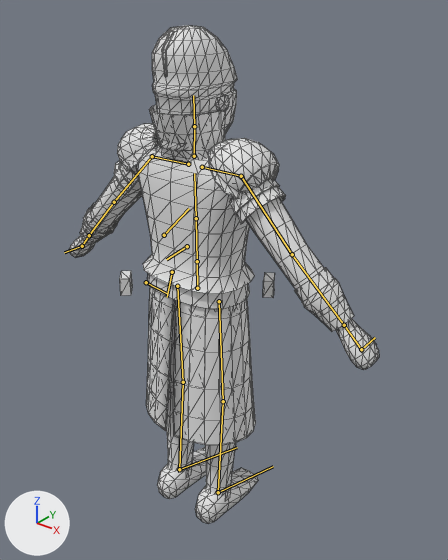
Before and after pictures for a commit that changed the glTF model models/characters/agent.glb.
Rendered twice from a camera (50 mm lens) standing at (1.306, -1.484, 1.963) and looking at (0.035, 0.105, 0.977). The lights are fixed; the arrows at lower left show +X, +Y and +Z. The older version comes first. The bones that bend it are drawn over the model as lines. Mesh edges are drawn as thin lines.

Names of what the first picture shows: 'Body', 'Coat', 'Trim'.
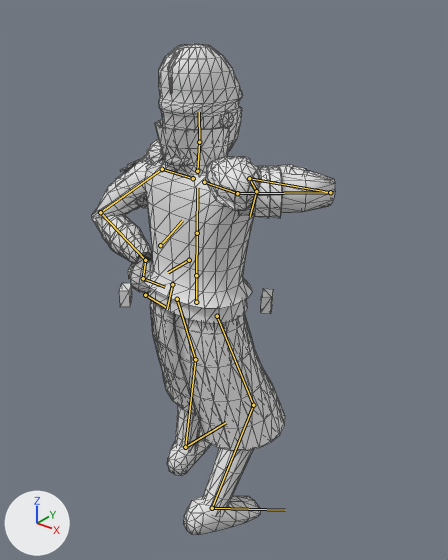
The newer file adds an action. The first version stands in its rest pose; the second is drawn at frame 9 of the action 'captor_grab'.

Location of each change, [x1, y1, x2, y2] in pixels of the pictures (448 x 560 px):
'Body', posed (40% narrower): before [69, 25, 379, 524]; after [109, 44, 294, 534]
'Coat', posed: before [86, 143, 324, 445]; after [91, 158, 335, 451]
'Trim', posed (17% narrower, 36% shorter): before [86, 105, 334, 302]; after [102, 120, 307, 245]
bone 'Hips', root to tip: before (197, 288) to (197, 262); after (196, 302) to (196, 276)
bone 'Spine', root to tip: before (197, 261) to (196, 218); after (196, 275) to (197, 233)
bone 'Chest', root to tip: before (196, 218) to (194, 173); after (197, 233) to (197, 188)
bone 'Neck', root to tip: before (194, 156) to (194, 126); after (197, 171) to (199, 142)
bone 'Head', root to tip: before (194, 126) to (193, 95); after (199, 142) to (199, 112)
bone 'UpperArm_L', root to tip: before (152, 156) to (114, 202); after (162, 169) to (100, 212)
bone 'LowerArm_L', root to tip: before (114, 202) to (89, 235); after (100, 212) to (145, 260)
bone 'Hand_L', root to tip: before (89, 235) to (82, 246); after (145, 260) to (143, 278)
bone 'UpperArm_R', root to tip: before (241, 176) to (292, 254); after (237, 193) to (330, 192)
bone 'LowerArm_R', root to tip: before (292, 254) to (344, 325); after (330, 192) to (249, 178)
bone 'Hand_R', root to tip: before (344, 325) to (361, 349); after (249, 178) to (256, 191)
bone 'UpperLeg_L', root to tip: before (177, 286) to (183, 382); after (177, 299) to (195, 359)
bone 'LowerLeg_L', root to tip: before (183, 382) to (179, 469); after (195, 359) to (185, 447)
bone 'Foot_L', root to tip: before (179, 469) to (237, 447); after (185, 447) to (226, 422)
bone 'UpperLeg_R', root to tip: before (219, 301) to (223, 401); after (217, 316) to (253, 405)
bone 'LowerLeg_R', root to tip: before (223, 401) to (218, 492); after (253, 405) to (212, 508)
bone 'Foot_R', root to tip: before (218, 492) to (273, 466); after (212, 508) to (285, 510)

Diff of the bpy script that builds the scene:
```diff
--- a/models/characters/agent.glb.py
+++ b/models/characters/agent.glb.py
@@ bone_hips @@
 bone_hips = bpy.data.objects['Armature'].pose.bones['Hips']
-bone_hips.location = (0.0, 0.0, 0.0)
-bone_hips.rotation_quaternion = (1.0, 0.0, 0.0, 0.0)  # degrees (0, 0, 0)
+bone_hips.location = (0.0, -0.052, -0.008)
+bone_hips.rotation_quaternion = (1.0, 0.01, -0.018, 0.0)  # degrees (1, -2, 0)
@@ bone_spine @@
 bone_spine = bpy.data.objects['Armature'].pose.bones['Spine']  # child of 'Hips'
-bone_spine.rotation_quaternion = (1.0, 0.0, 0.0, 0.0)  # degrees (0, 0, 0)
+bone_spine.rotation_quaternion = (1.0, 0.013, -0.025, 0.0)  # degrees (2, -3, 0)
@@ bone_chest @@
 bone_chest = bpy.data.objects['Armature'].pose.bones['Chest']  # child of 'Spine'
-bone_chest.rotation_quaternion = (1.0, 0.0, 0.0, 0.0)  # degrees (0, 0, 0)
+bone_chest.rotation_quaternion = (0.999, 0.01, -0.03, 0.0)  # degrees (1, -3, 0)
@@ bone_neck @@
 bone_neck = bpy.data.objects['Armature'].pose.bones['Neck']  # child of 'Chest'
-bone_neck.rotation_quaternion = (1.0, 0.0, 0.0, 0.0)  # degrees (0, 0, 0)
+bone_neck.rotation_quaternion = (1.0, -0.012, 0.023, -0.001)  # degrees (-1, 3, 0)
@@ bone_head @@
 bone_head = bpy.data.objects['Armature'].pose.bones['Head']  # child of 'Neck'
-bone_head.rotation_quaternion = (1.0, 0.0, 0.0, 0.0)  # degrees (0, 0, 0)
+bone_head.rotation_quaternion = (1.0, -0.012, 0.026, 0.0)  # degrees (-1, 3, 0)
@@ bone_upperarm_l @@
 bone_upperarm_l = bpy.data.objects['Armature'].pose.bones['UpperArm_L']  # child of 'Shoulder_L'
-bone_upperarm_l.rotation_quaternion = (1.0, 0.0, 0.0, 0.0)  # degrees (0, 0, 0)
+bone_upperarm_l.rotation_quaternion = (0.672, -0.167, 0.698, -0.172)  # degrees (-94, 62, -95)
@@ bone_lowerarm_l @@
 bone_lowerarm_l = bpy.data.objects['Armature'].pose.bones['LowerArm_L']  # child of 'UpperArm_L'
-bone_lowerarm_l.rotation_quaternion = (1.0, 0.0, 0.0, 0.0)  # degrees (0, 0, 0)
+bone_lowerarm_l.rotation_quaternion = (0.489, 0.622, 0.377, 0.474)  # degrees (94, -13, 74)
@@ bone_hand_l @@
 bone_hand_l = bpy.data.objects['Armature'].pose.bones['Hand_L']  # child of 'LowerArm_L'
-bone_hand_l.rotation_quaternion = (1.0, 0.0, 0.0, 0.0)  # degrees (0, 0, 0)
+bone_hand_l.rotation_quaternion = (-0.388, -0.101, -0.652, 0.636)  # degrees (99, 140, 28)
@@ bone_upperarm_r @@
 bone_upperarm_r = bpy.data.objects['Armature'].pose.bones['UpperArm_R']  # child of 'Shoulder_R'
-bone_upperarm_r.rotation_quaternion = (1.0, 0.0, 0.0, 0.0)  # degrees (0, 0, 0)
+bone_upperarm_r.rotation_quaternion = (0.839, 0.442, -0.031, -0.316)  # degrees (51, 13, -35)
@@ bone_lowerarm_r @@
 bone_lowerarm_r = bpy.data.objects['Armature'].pose.bones['LowerArm_R']  # child of 'UpperArm_R'
-bone_lowerarm_r.rotation_quaternion = (1.0, 0.0, 0.0, 0.0)  # degrees (0, 0, 0)
+bone_lowerarm_r.rotation_quaternion = (0.219, 0.964, -0.033, -0.148)  # degrees (153, 16, -8)
@@ bone_hand_r @@
 bone_hand_r = bpy.data.objects['Armature'].pose.bones['Hand_R']  # child of 'LowerArm_R'
-bone_hand_r.rotation_quaternion = (1.0, 0.0, 0.0, 0.0)  # degrees (0, 0, 0)
+bone_hand_r.rotation_quaternion = (-0.667, 0.119, 0.095, -0.73)  # degrees (-17, 3, 95)
@@ bone_upperleg_l @@
 bone_upperleg_l = bpy.data.objects['Armature'].pose.bones['UpperLeg_L']  # child of 'Hips'
-bone_upperleg_l.rotation_quaternion = (1.0, 0.0, 0.0, 0.0)  # degrees (0, 0, 0)
+bone_upperleg_l.rotation_quaternion = (0.963, 0.215, -0.153, 0.061)  # degrees (25, -19, 3)
@@ bone_lowerleg_l @@
 bone_lowerleg_l = bpy.data.objects['Armature'].pose.bones['LowerLeg_L']  # child of 'UpperLeg_L'
-bone_lowerleg_l.rotation_quaternion = (1.0, 0.0, 0.0, 0.0)  # degrees (0, 0, 0)
+bone_lowerleg_l.rotation_quaternion = (0.967, -0.255, -0.001, 0.003)  # degrees (-30, 0, 0)
@@ bone_foot_l @@
 bone_foot_l = bpy.data.objects['Armature'].pose.bones['Foot_L']  # child of 'LowerLeg_L'
-bone_foot_l.rotation_quaternion = (1.0, 0.0, 0.0, 0.0)  # degrees (0, 0, 0)
+bone_foot_l.rotation_quaternion = (0.998, 0.043, -0.008, -0.048)  # degrees (5, -1, -6)
@@ bone_upperleg_r @@
 bone_upperleg_r = bpy.data.objects['Armature'].pose.bones['UpperLeg_R']  # child of 'Hips'
-bone_upperleg_r.rotation_quaternion = (1.0, 0.0, 0.0, 0.0)  # degrees (0, 0, 0)
+bone_upperleg_r.rotation_quaternion = (0.981, 0.138, 0.117, -0.073)  # degrees (15, 14, -7)
@@ bone_lowerleg_r @@
 bone_lowerleg_r = bpy.data.objects['Armature'].pose.bones['LowerLeg_R']  # child of 'UpperLeg_R'
-bone_lowerleg_r.rotation_quaternion = (1.0, 0.0, 0.0, 0.0)  # degrees (0, 0, 0)
+bone_lowerleg_r.rotation_quaternion = (0.933, -0.358, 0.002, -0.003)  # degrees (-42, 0, 0)
@@ bone_foot_r @@
 bone_foot_r = bpy.data.objects['Armature'].pose.bones['Foot_R']  # child of 'LowerLeg_R'
-bone_foot_r.rotation_quaternion = (1.0, 0.0, 0.0, 0.0)  # degrees (0, 0, 0)
+bone_foot_r.rotation_quaternion = (0.989, 0.139, 0.052, 0.026)  # degrees (16, 5, 4)
```
